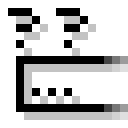
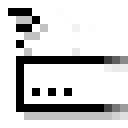
Layered file, before and after one edit (128px x 128px). Changes by layer:
painted on "??" over <box>24,8,128,104</box>
painted on "?? copy" over <box>64,16,96,56</box>
